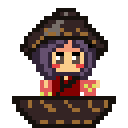
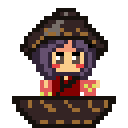
Before/after of a (128, 128) layered artwork. What changed in the layer stack:
painted on "图层 2" over [76, 44, 80, 52]
